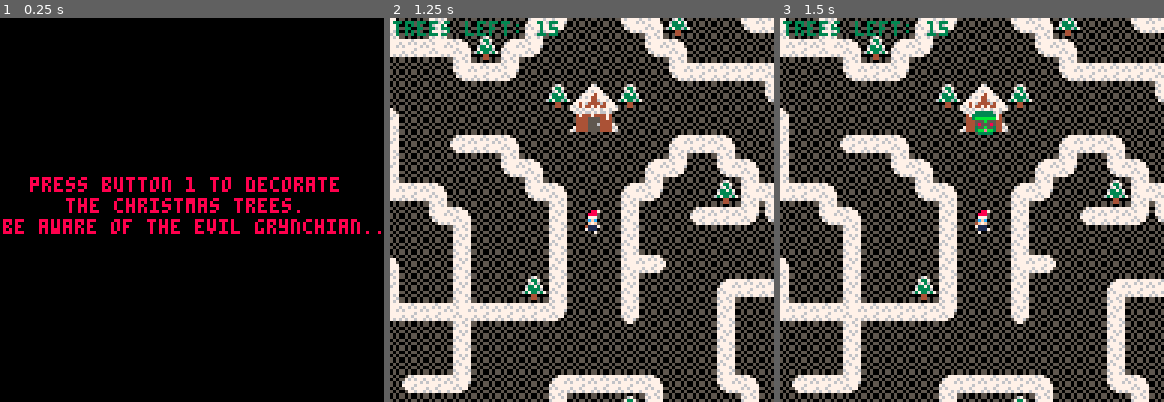
Above: before the commit, frames 1-3 (left to right).
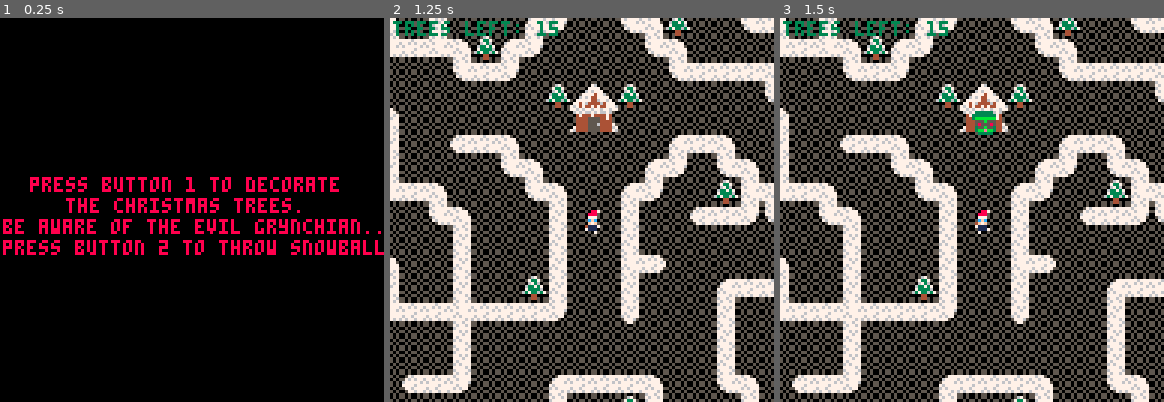
Above: after the commit, the same moments.

Repository: HerrKerls/Jam1
Game: PICO-8 cartridge jam1.p8
Two runs of this game, one before a commit and one after it. Both use one fixed random seed, a clock stepped at 60 frames per second and the inputs below.
Inputs:
- Up to frame 1 (0.25 s): no input
- Up to frame 2 (1.25 s): tap O (Z key) at 0.33, 0.7 s; tap X (X key) at 1.07 s
- Up to frame 3 (1.5 s): tap O (Z key) at 1.43 s

The runs differ from the first frame. In frame 1, 1.6% of the frame differs, in the area x 0-100%, y 57-62%; in frame 2, nothing differs; in frame 3, nothing differs.

Commit message:
intro text fixed

Diff:
--- a/jam1.p8
+++ b/jam1.p8
@@ -455,7 +455,7 @@
 	print("press button 1 to decorate", 10, 53,8)
 	print("the christmas trees.", 22, 60, 8)
 	print("be aware of the evil grynchian...", 1, 67, 8)
-
+	print("press button 2 to throw snowballs", 1, 74,8)
 end
 
 
